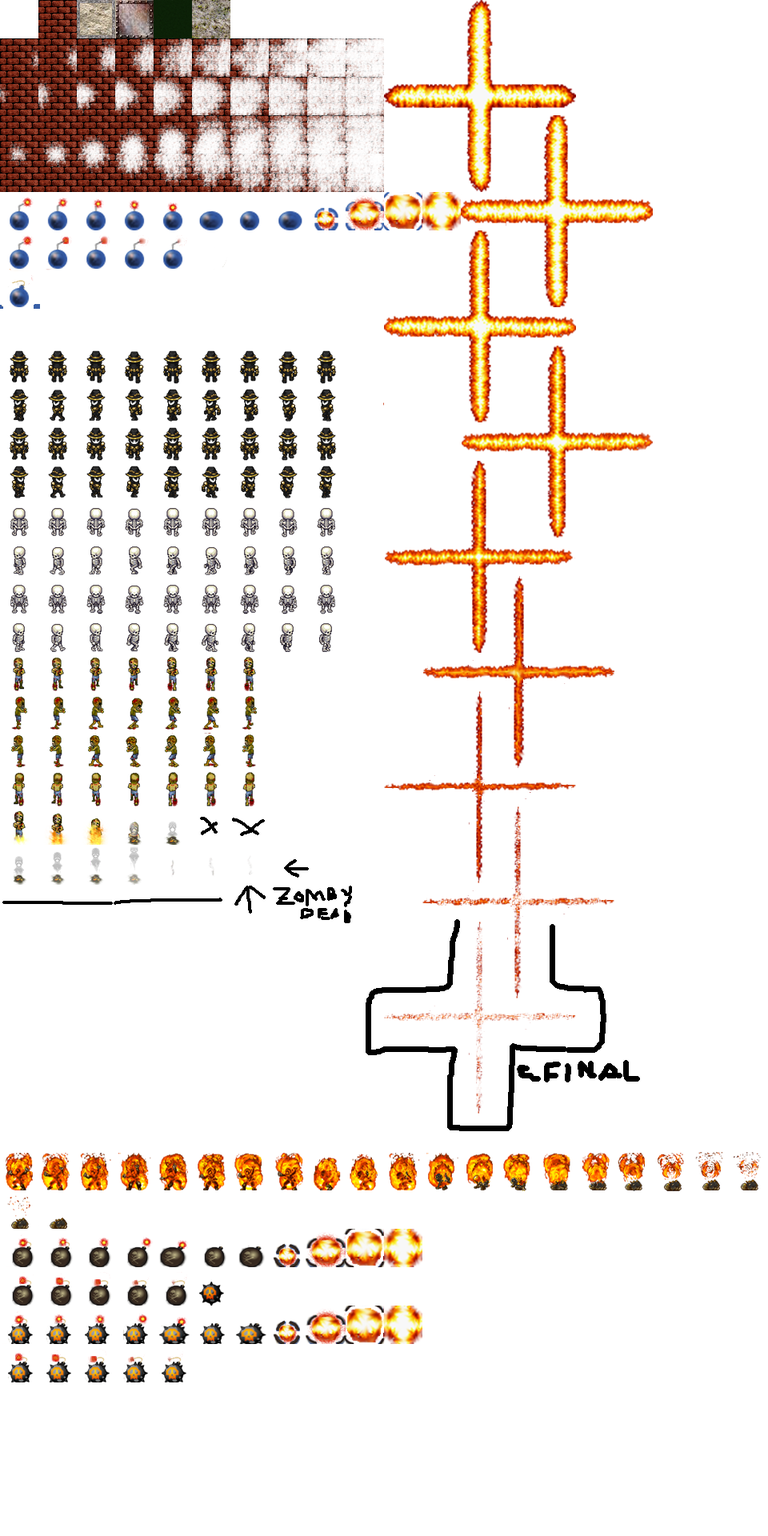
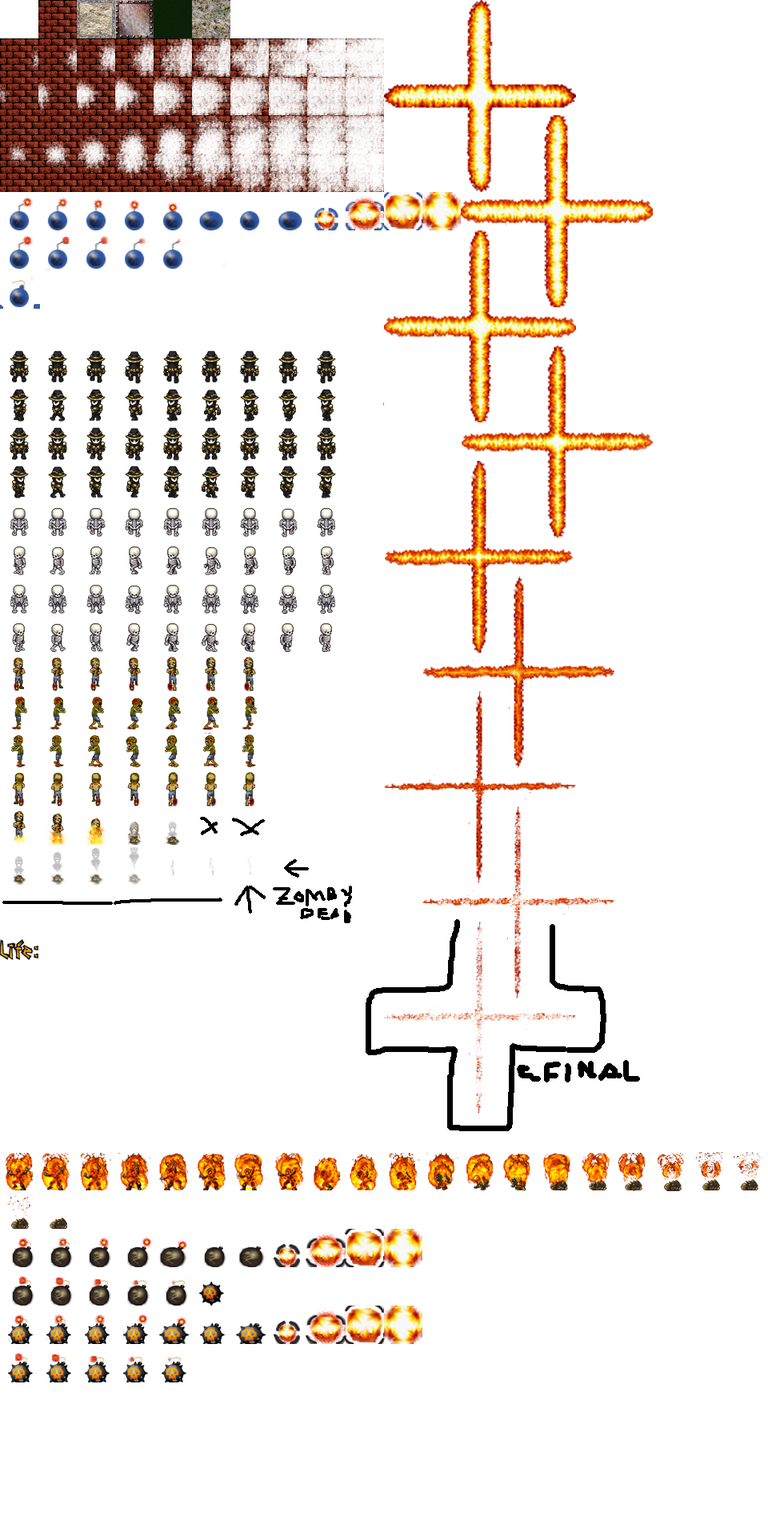
Before/after of a 768px x 1536px layered artwork. What changed in the layer stack:
added layer "Слой 3" above "Слой 2" over [0, 939, 39, 960]
